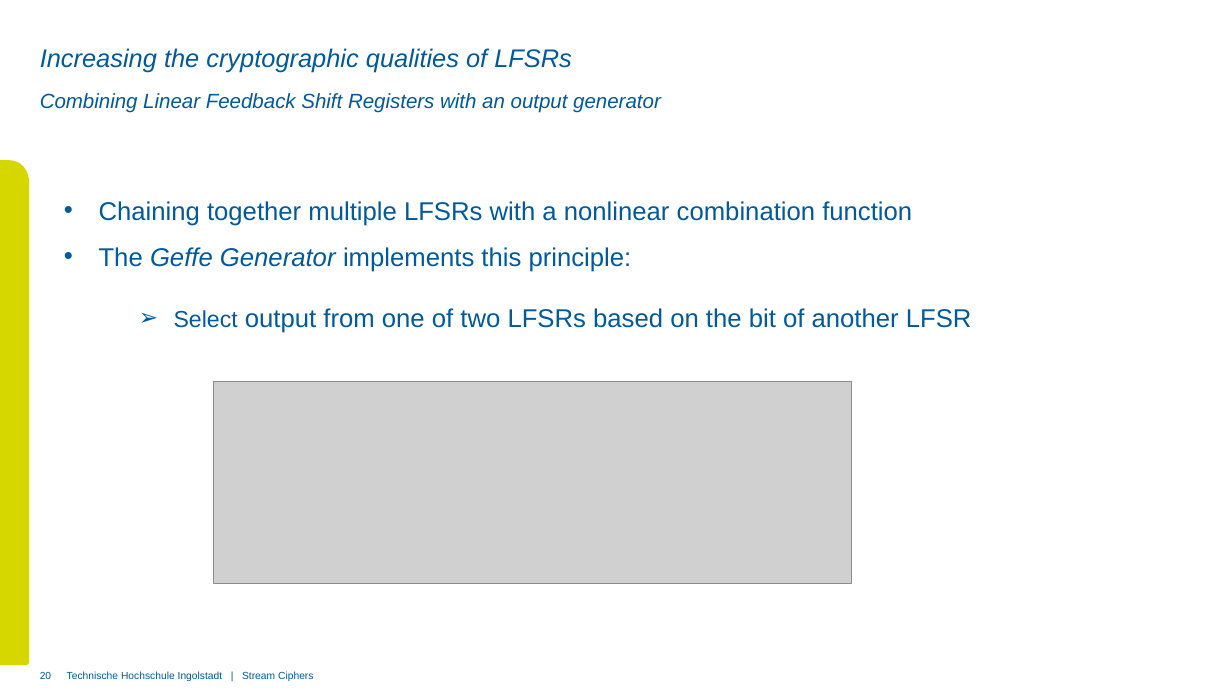
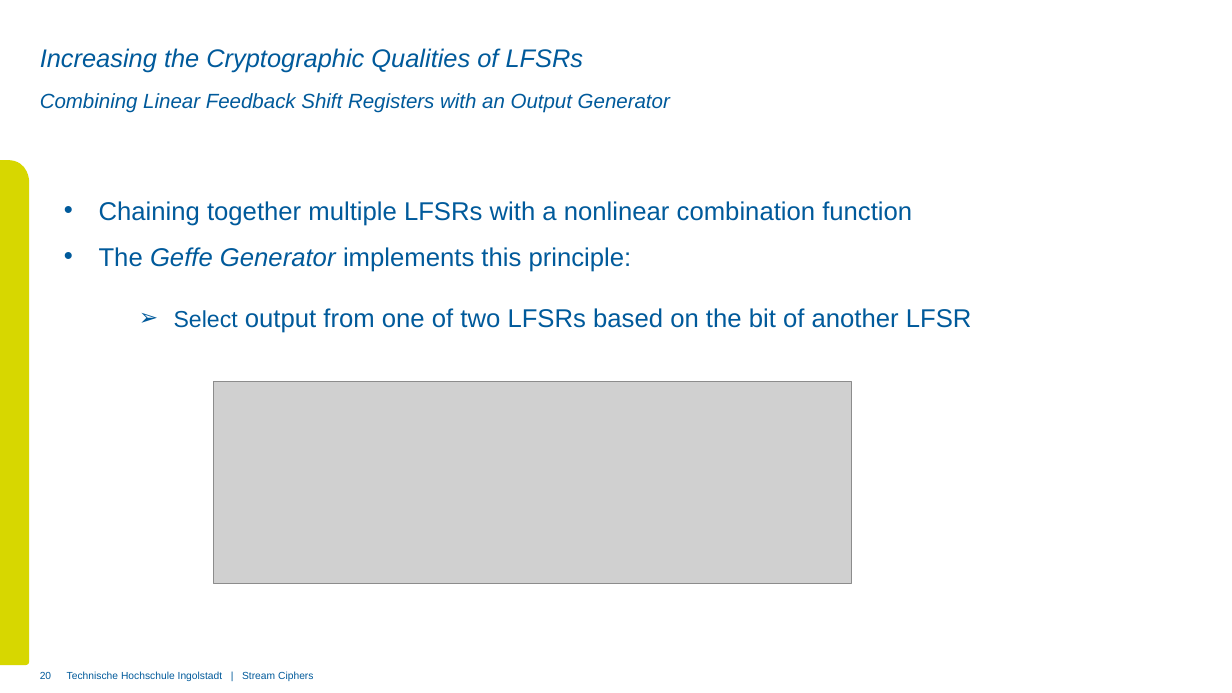
Before and after one commit to xThale/crypto-stream-ciphers, a slide deck: slide 20 of Präsentation/Presentation Unmerged Simon.pptx. Drawn at 1232x693 pixels with LibreOffice and Linux fonts; fonts in the diff are those of the drawing; grey boxes stand for pictures; background and template pictures are left out. Boxes give left, top, right and bottom in pixels: in the first picture for what was removed or moved away, otherwise in the second. Text is boxed around its words. In the diff, an @@ line names an element or a change of style, - is before the commit and + after.

```diff
--- a/Präsentation/Presentation Unmerged Simon.pptx
+++ b/Präsentation/Presentation Unmerged Simon.pptx
@@ title at <box>40,48,584,73</box>: text changed @@
-Increasing the cryptographic qualities of LFSRs
+Increasing the Cryptographic Qualities of LFSRs
@@ subtitle at <box>40,93,670,113</box>: text changed @@
-Combining Linear Feedback Shift Registers with an output generator
+Combining Linear Feedback Shift Registers with an Output Generator
```
Also in this commit, not shown: 15 other slides changed, 4 slides added, 2 slides removed, 1 other file.
